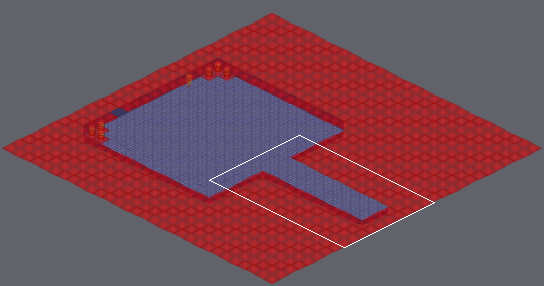
A Tiled map gets an edit: Game/maps/FiringRange.tmx. The picture above shows the old version from afar; the outline marks the close-up.
Close-up. As it was:
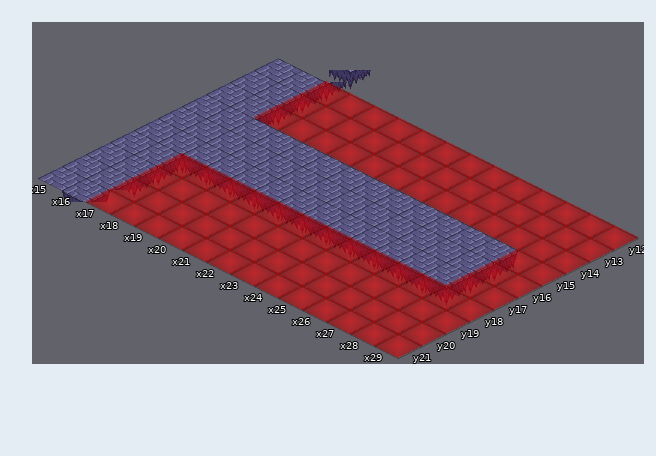
Cells are 64x32 px. Isometric: x runs down to the right, y down to the left. Shown: x 15..29, y 12..21. The commit also changed other parts of the map, which this record leaves out.
After the commit:
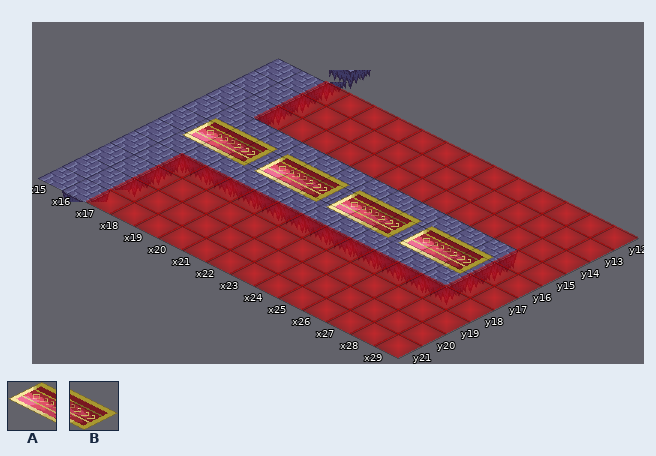
Key: from "shop_props": A 24, B 25.
_ is an empty cell, . an unchanged one.
From old to new:
--- layer "graphics4"
@@ x 17..27 @@
-16 ._.._.._.._
-17 _.._.._.._.
+16 .B..B..B..B
+17 A..A..A..A.
Changed places in both close-ups, as pixel boxes (x1, y1, x2, y2):
added: (182, 118, 494, 274)
